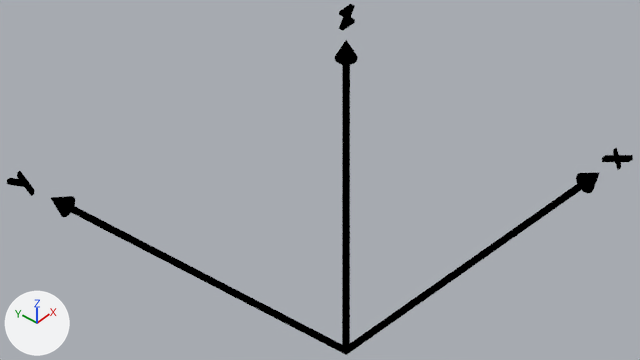
One commit to the Blender file images/roi.blend: the scene before it, then after it.
Rendered twice from the file's camera 'Camera 3Dview.001'. Every picture has the same lights, and +X, +Y and +Z are marked at lower left.

Objects in the first picture: 'xarrow.001', 'xlabel.001', 'ylabel.001', 'zlabel.001'.
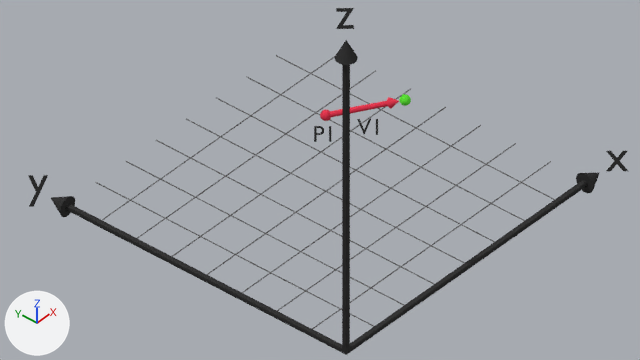
Where the newer file only moved an object's origin or applied its transform, the numbers keep the older frame.

Location of each change, (x1, y1, x2, y2) in pixels of the pictures (640 x 360 px):
'xarrow.001', recoloured
    both: (51, 40, 599, 355)
'Grid', added
    after: (95, 55, 555, 329)
'Arrow.002', added
    after: (330, 97, 399, 117)
'xlabel.001', deleted
    before: (602, 147, 633, 170)
'zlabel.001', deleted
    before: (339, 4, 355, 30)
'ylabel.001', deleted
    before: (7, 171, 34, 196)
'Ylabel3D', added
    after: (28, 175, 48, 207)
'ZLabel3D', added
    after: (336, 8, 354, 29)
'XLabel3D', added
    after: (606, 151, 628, 171)
'P1.004', added
    after: (314, 126, 331, 142)
'Point3D.004', added
    after: (399, 94, 411, 106)
'Point3D.009', added
    after: (320, 109, 331, 121)
'P2.001', added
    after: (357, 119, 378, 135)

Diff of the bpy script that builds the scene:
```diff
--- a/images/roi.blend.py
+++ b/images/roi.blend.py
@@ me_cone_005 @@
 me_cone_005.from_pydata(...)  # 275 vertices, 273 faces; spans x -33.7..1.0, y -1.0..33.8, z -33.8..1.0
-me_cone_005.materials.append(mat_axis_001)  # black #000000
+me_cone_005.materials.append(mat_axis_002)  # black #363636
@@ txt_xlabel_009 @@
+txt_xlabel_009 = bpy.data.curves.new('xlabel.009', 'FONT')
+txt_xlabel_009.body = 'z'
+txt_xlabel_009.materials.append(mat_black_no_shading)  # black #303030
+txt_xlabel_009.extrude = 0.062
@@ txt_xlabel_010 @@
+txt_xlabel_010 = bpy.data.curves.new('xlabel.010', 'FONT')
+txt_xlabel_010.body = 'y'
+txt_xlabel_010.materials.append(mat_black_no_shading)  # black #303030
+txt_xlabel_010.extrude = 0.062
@@ txt_xlabel_011 @@
+txt_xlabel_011 = bpy.data.curves.new('xlabel.011', 'FONT')
+txt_xlabel_011.body = 'x'
+txt_xlabel_011.materials.append(mat_black_no_shading)  # black #303030
+txt_xlabel_011.extrude = 0.062
@@ txt_xlabel_013 @@
+txt_xlabel_013 = bpy.data.curves.new('xlabel.013', 'FONT')
+txt_xlabel_013.body = 'V1'
+txt_xlabel_013.materials.append(mat_black_no_shading)  # black #303030
+txt_xlabel_013.extrude = 0.062
@@ txt_xlabel_023 @@
+txt_xlabel_023 = bpy.data.curves.new('xlabel.023', 'FONT')
+txt_xlabel_023.body = 'P1'
+txt_xlabel_023.materials.append(mat_black_no_shading)  # black #303030
+txt_xlabel_023.extrude = 0.062
@@ ob_xlabel_001 @@
-ob_xlabel_001 = bpy.data.objects.new('xlabel.001', txt_xlabel_005)
@@ ob_ylabel_001 @@
-ob_ylabel_001 = bpy.data.objects.new('ylabel.001', txt_xlabel_004)
@@ ob_zlabel_001 @@
-ob_zlabel_001 = bpy.data.objects.new('zlabel.001', txt_xlabel_003)
@@ ob_grid @@
+ob_grid = bpy.data.objects.new('Grid', me_grid_wire_001)  # 3428 vertices, 4055 faces; spans x -16.0..16.0, y -16.0..16.0, z 0.0; in mat_grey_grid (dark grey #6d6d6d)
+ob_grid.location = (16.0, 16.0, -0.25)
@@ ob_point3d_004 @@
+ob_point3d_004 = bpy.data.objects.new('Point3D.004', me_sphere_002)  # a UV sphere (32 segments, 16 rings, poles along z) spanning x -0.5..0.5, y -0.5..0.5, z -0.5..0.5; in mat_connector3d (green #60e739)
+ob_point3d_004.parent = ob_arrow_002
+ob_point3d_004.location = (16.0, 16.0, 16.0)
+ob_point3d_004.rotation_euler = (0.0, -0.506, 0.0)  # degrees (0, -29, 0)
@@ ob_arrow_002 @@
+ob_arrow_002 = bpy.data.objects.new('Arrow.002', me_cylinder_001)  # 193 vertices, 131 faces; spans x -1.0..1.0, y -1.0..1.0, z -3.92..3.0; in mat_point3d (red #e73951)
+ob_arrow_002.parent = ob_point3d_009
+ob_arrow_002.location = (16.0, 16.0, 12.46)
+ob_arrow_002.scale = (0.5, 0.5, 1.0)
@@ ob_point3d_009 @@
+ob_point3d_009 = bpy.data.objects.new('Point3D.009', me_sphere_008)  # a UV sphere (32 segments, 16 rings, poles along z) spanning x -0.5..0.5, y -0.5..0.5, z -0.5..0.5; in mat_point3d (red #e73951)
+ob_point3d_009.location = (16.0, 16.0, 8.0)
+ob_point3d_009.rotation_euler = (2.362, -0.468, 8.42)  # degrees (135, -27, 122)
@@ ob_zlabel3d @@
+ob_zlabel3d = bpy.data.objects.new('ZLabel3D', txt_xlabel_009)
+ob_zlabel3d.location = (-1.19, 0.18, 35.0)
+ob_zlabel3d.rotation_euler = (0.924, -0.000471, -0.862)  # degrees (53, 0, -49)
+ob_zlabel3d.scale = (4.0, 4.0, 4.0)
@@ ob_ylabel3d @@
+ob_ylabel3d = bpy.data.objects.new('Ylabel3D', txt_xlabel_010)
+ob_ylabel3d.location = (-1.0, 35.4, -0.59)
+ob_ylabel3d.rotation_euler = (0.924, -0.000471, -0.862)  # degrees (53, 0, -49)
+ob_ylabel3d.scale = (4.0, 4.0, 4.0)
@@ ob_xlabel3d @@
+ob_xlabel3d = bpy.data.objects.new('XLabel3D', txt_xlabel_011)
+ob_xlabel3d.location = (34.77, 0.17, -1.07)
+ob_xlabel3d.rotation_euler = (0.924, -0.000471, -0.862)  # degrees (53, 0, -49)
+ob_xlabel3d.scale = (4.0, 4.0, 4.0)
@@ ob_p2_001 @@
+ob_p2_001 = bpy.data.objects.new('P2.001', txt_xlabel_013)
+ob_p2_001.location = (9.35, 6.72, 14.26)
+ob_p2_001.rotation_euler = (0.924, -0.000471, -0.862)  # degrees (53, 0, -49)
+ob_p2_001.scale = (2.0, 2.0, 2.0)
@@ ob_p1_004 @@
+ob_p1_004 = bpy.data.objects.new('P1.004', txt_xlabel_023)
+ob_p1_004.location = (8.61, 11.17, 11.72)
+ob_p1_004.rotation_euler = (0.924, -0.000471, -0.862)  # degrees (53, 0, -49)
+ob_p1_004.scale = (2.0, 2.0, 2.0)
```
